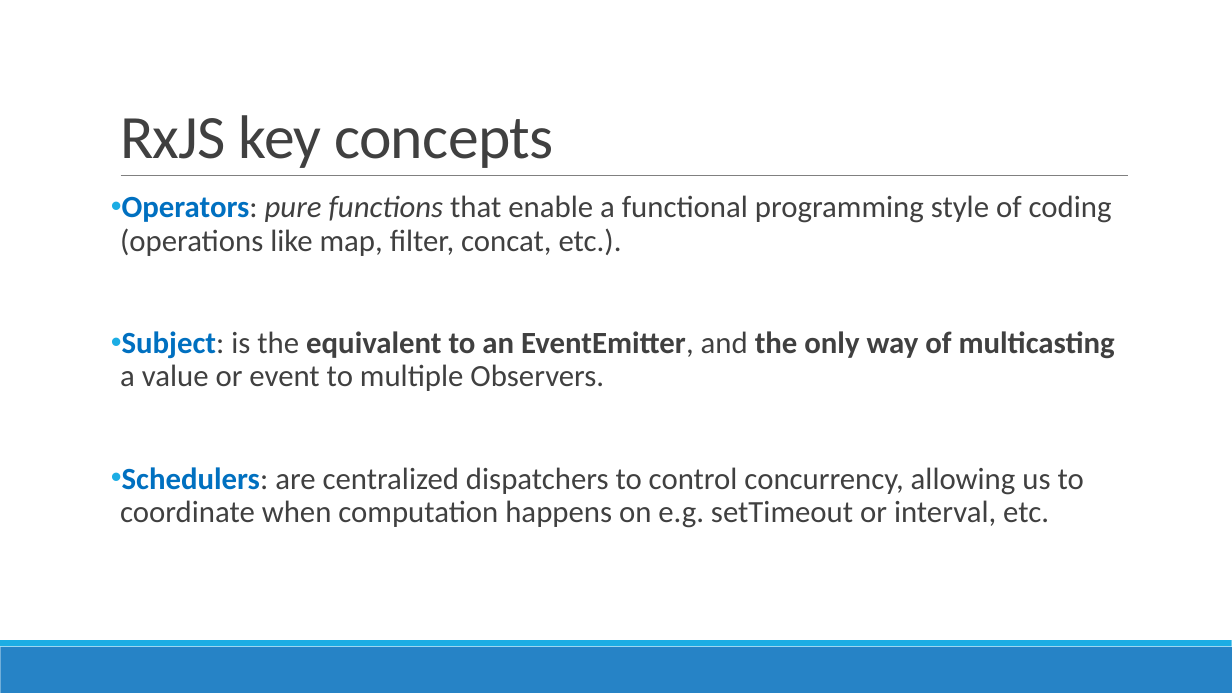
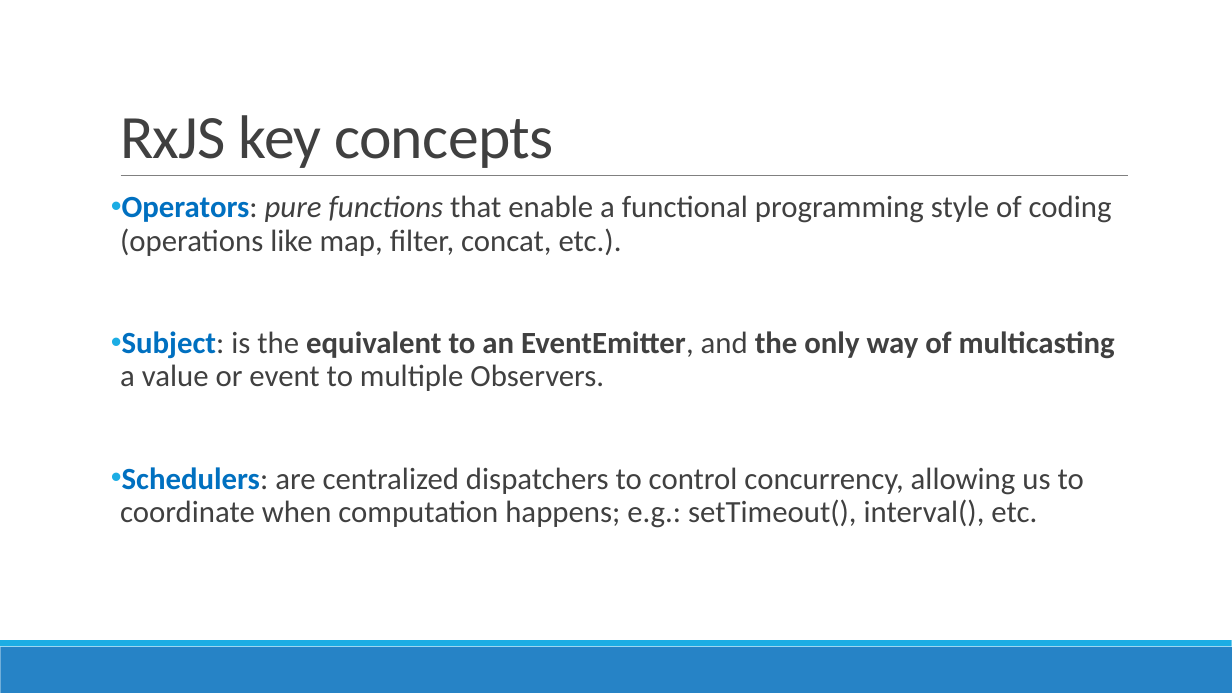
Before and after one commit to AGiorgetti/rxjs101, a slide deck: slide 12 of ReactiveProgramming_RxJS.pptx. Drawn at 1232x693 pixels with LibreOffice and Linux fonts; fonts in the diff are those of the drawing. Boxes give left, top, right and bottom in pixels: in the first picture for what was removed or moved away, otherwise in the second. Text is boxed around its words. In the diff, an @@ line names an element or a change of style, - is before the commit and + after.

```diff
--- a/ReactiveProgramming_RxJS.pptx
+++ b/ReactiveProgramming_RxJS.pptx
@@ text at bbox=[120, 467, 1084, 528]: text changed @@
-• Schedulers: are centralized dispatchers to control concurrency, allowing us to coordinate when computation happens on e.g. setTimeout or interval, etc.
+• Schedulers: are centralized dispatchers to control concurrency, allowing us to coordinate when computation happens; e.g.: setTimeout(), interval(), etc.
```
Also in this commit, not shown: 12 other files.
